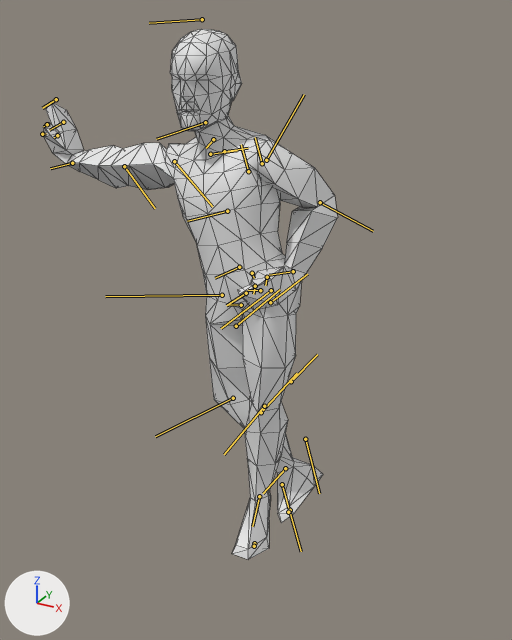
The FBX model media/anims_X/normal/TTRP_ManLeanRight.fbx, before and after one commit.
One viewpoint serves both versions: a camera (50 mm lens) standing at (0.292, -1.085, 0.992) and looking at (-0.316, 0.02, 0.44). Every picture has the same lights, and +X, +Y and +Z are marked at lower left. Both versions are drawn at frame 31 of the action 'TTRP_ManLeanRight'; the numbers are the values there. The bones that bend it are drawn over the model as lines. Mesh edges are drawn as thin lines.

Objects in the first picture: 'Body_NoDress'.
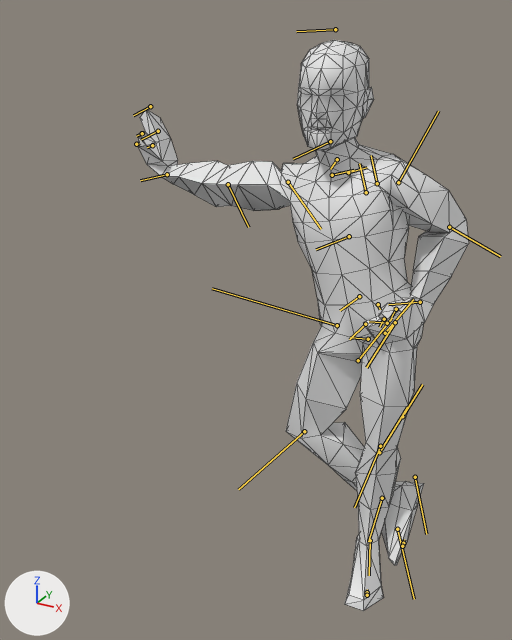
Boxes (x1, y1, x2, y2) around the edits, measured in the pictures (512 x 640 px):
'Body_NoDress', posed (12% wider, 8% taller): before (43, 29, 338, 559); after (138, 40, 469, 611)
bone 'Bip01_Pelvis', root to tip: before (246, 293) to (226, 305); after (365, 324) to (349, 339)
bone 'Bip01_L_Thigh', root to tip: before (271, 290) to (221, 328); after (395, 322) to (366, 367)
bone 'Bip01_L_Calf', root to tip: before (264, 406) to (224, 454); after (380, 446) to (354, 507)
bone 'Bip01_R_Thigh', root to tip: before (222, 295) to (105, 296); after (337, 325) to (212, 288)
bone 'Bip01_R_Calf', root to tip: before (233, 398) to (155, 436); after (304, 431) to (238, 489)
bone 'Bip01_R_Foot', root to tip: before (285, 468) to (263, 493); after (382, 498) to (368, 541)
bone 'Bip01_Head', root to tip: before (205, 122) to (156, 139); after (330, 141) to (293, 159)
bone 'Bip01_R_UpperArm', root to tip: before (174, 161) to (212, 206); after (288, 182) to (321, 229)
bone 'Bip01_R_Forearm', root to tip: before (124, 166) to (155, 208); after (228, 184) to (248, 227)
bone 'Bip01_R_Hand', root to tip: before (72, 163) to (50, 168); after (167, 174) to (140, 180)

The change, as a diff of the scene's bpy script:
```diff
--- a/media/anims_X/normal/TTRP_ManLeanRight.fbx.py
+++ b/media/anims_X/normal/TTRP_ManLeanRight.fbx.py
@@ bone_bip01_pelvis @@
 bone_bip01_pelvis = bpy.data.objects['Bip01'].pose.bones['Bip01_Pelvis']
-bone_bip01_pelvis.location = (-1.5, 0.0, -33.2)
+bone_bip01_pelvis.location = (-2.8, 0.0, -9.0)
@@ bone_bip01_l_thigh @@
 bone_bip01_l_thigh = bpy.data.objects['Bip01'].pose.bones['Bip01_L_Thigh']  # child of 'Bip01_Spine'
-bone_bip01_l_thigh.rotation_quaternion = (0.976, -0.076, -0.194, 0.058)  # degrees (-11, -22, 9)
+bone_bip01_l_thigh.rotation_quaternion = (0.976, -0.077, -0.194, 0.068)  # degrees (-11, -22, 10)
@@ bone_bip01_l_calf @@
 bone_bip01_l_calf = bpy.data.objects['Bip01'].pose.bones['Bip01_L_Calf']  # child of 'Bip01_L_Thigh'
-bone_bip01_l_calf.rotation_quaternion = (0.999, 0.0, 0.0, 0.04)  # degrees (0, 0, 5)
+bone_bip01_l_calf.rotation_quaternion = (1.0, 0.0, 0.0, 0.021)  # degrees (0, 0, 2)
@@ bone_bip01_r_thigh @@
 bone_bip01_r_thigh = bpy.data.objects['Bip01'].pose.bones['Bip01_R_Thigh']  # child of 'Bip01_Spine'
-bone_bip01_r_thigh.rotation_quaternion = (0.822, 0.567, -0.051, 0.021)  # degrees (69, -6, -1)
+bone_bip01_r_thigh.rotation_quaternion = (0.787, 0.587, -0.112, 0.153)  # degrees (72, -21, 7)
@@ bone_bip01_r_calf @@
 bone_bip01_r_calf = bpy.data.objects['Bip01'].pose.bones['Bip01_R_Calf']  # child of 'Bip01_R_Thigh'
-bone_bip01_r_calf.rotation_quaternion = (0.978, 0.0, 0.0, -0.209)  # degrees (0, 0, -24)
+bone_bip01_r_calf.rotation_quaternion = (0.876, 0.0, 0.0, -0.483)  # degrees (0, 0, -58)
@@ bone_bip01_r_foot @@
 bone_bip01_r_foot = bpy.data.objects['Bip01'].pose.bones['Bip01_R_Foot']  # child of 'Bip01_R_Calf'
-bone_bip01_r_foot.rotation_quaternion = (0.81, -0.548, 0.186, -0.091)  # degrees (-70, 12, -21)
+bone_bip01_r_foot.rotation_quaternion = (0.927, -0.099, 0.152, -0.329)  # degrees (-17, 12, -41)
@@ bone_bip01_head @@
 bone_bip01_head = bpy.data.objects['Bip01'].pose.bones['Bip01_Head']  # child of 'Bip01_Neck'
-bone_bip01_head.rotation_quaternion = (0.989, 0.06, -0.128, -0.039)  # degrees (8, -14, -5)
+bone_bip01_head.rotation_quaternion = (0.989, 0.061, -0.128, -0.052)  # degrees (8, -14, -7)
@@ bone_bip01_r_upperarm @@
 bone_bip01_r_upperarm = bpy.data.objects['Bip01'].pose.bones['Bip01_R_UpperArm']  # child of 'Bip01_R_Clavicle'
-bone_bip01_r_upperarm.rotation_quaternion = (0.847, 0.524, 0.071, -0.05)  # degrees (63, 10, -1)
+bone_bip01_r_upperarm.rotation_quaternion = (0.846, 0.524, 0.087, -0.043)  # degrees (64, 11, 1)
@@ bone_bip01_r_forearm @@
 bone_bip01_r_forearm = bpy.data.objects['Bip01'].pose.bones['Bip01_R_Forearm']  # child of 'Bip01_R_UpperArm'
-bone_bip01_r_forearm.rotation_quaternion = (1.0, 0.0, 0.0, 0.012)  # degrees (0, 0, 1)
+bone_bip01_r_forearm.rotation_quaternion = (1.0, 0.0, 0.0, -0.026)  # degrees (0, 0, -3)
@@ bone_bip01_r_hand @@
 bone_bip01_r_hand = bpy.data.objects['Bip01'].pose.bones['Bip01_R_Hand']  # child of 'Bip01_R_Forearm'
-bone_bip01_r_hand.rotation_quaternion = (0.632, -0.316, -0.202, -0.678)  # degrees (-10, -43, -90)
+bone_bip01_r_hand.rotation_quaternion = (0.654, -0.331, -0.176, -0.657)  # degrees (-16, -42, -84)
```
